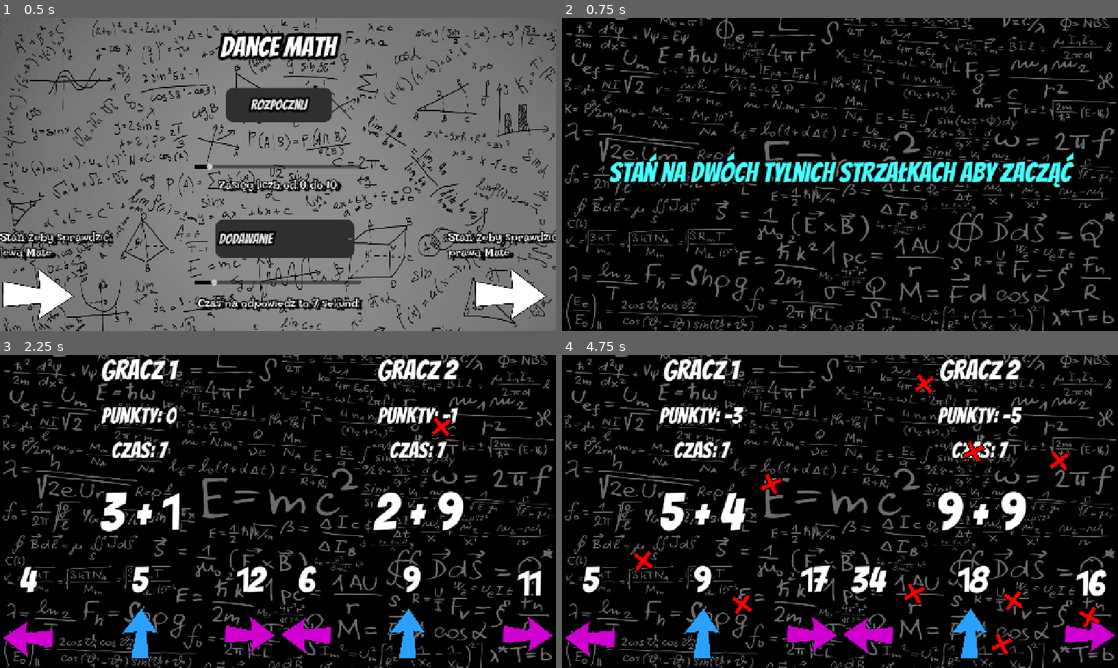
Above: before the commit, frames 1-4 (two rows, left to right).
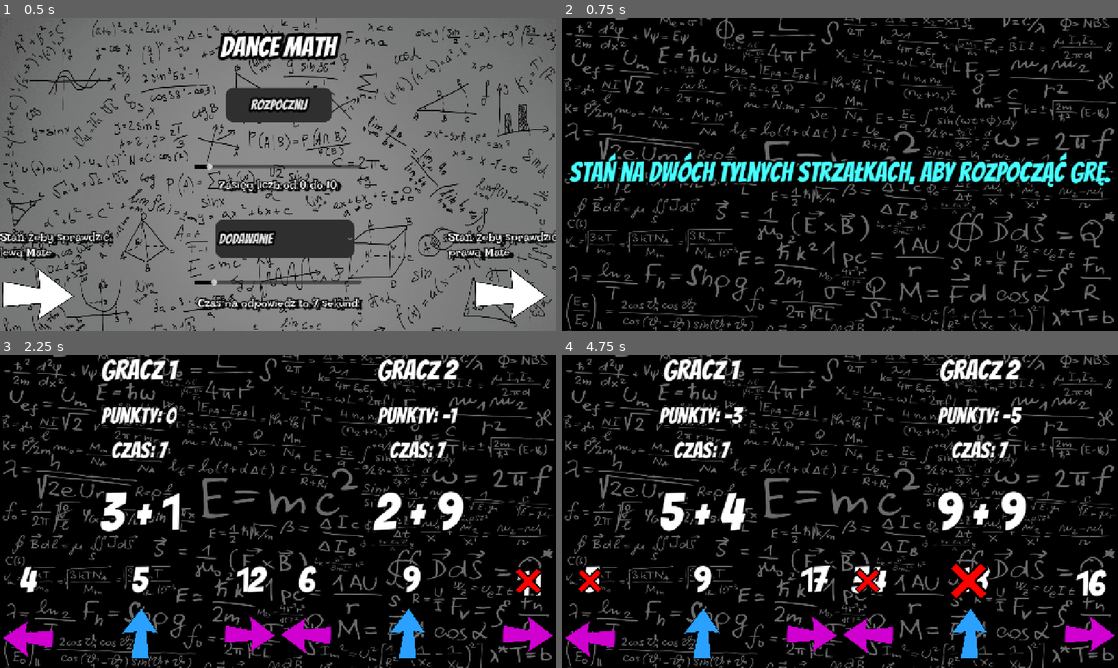
Above: after the commit, the same moments.

Repository: GRATHRRAM/Dance-Math
Game: Godot game, scene res://main.tscn
Same seed, same stepped clock (60 frames per second), same inputs: the game is played once before the commit and once after it.
Inputs:
- Up to frame 1 (0.5 s): no input
- Up to frame 2 (0.75 s): click "Rozpocznij" at 0.5 s
- Up to frame 3 (2.25 s): tap Enter at 1.25 s; hold D (Right1) 1.28-2.03 s; hold Left (Left2) 1.28-2.03 s; tap Right (Right2) at 1.55, 2.1 s; tap R (Reset) at 2 s; hold S (Down1) from 2.03 s (still down)
- Up to frame 4 (4.75 s): tap Up (Up2) at 2.3, 4.55 s; release S (Down1) at 2.78 s; hold D (Right1) 2.78-3.53 s; hold Up (Up2) 2.78-3.53 s; tap Left (Left2) at 3.05 s; hold W (Up1) 3.53-4.28 s; tap Down (Down2) at 3.6 s; tap Right (Right2) at 3.8 s; hold A (Left1) from 4.28 s (still down); hold Left (Left2) from 4.28 s (still down)

Frame 1 is identical in both runs. In frame 2, 4.7% of the frame differs, in the area x 1-99%, y 42-55%; in frame 3, 0.3%; in frame 4, 1.8%.

Commit message:
build 1.0

Diff:
--- a/Scenes/MainGame.tscn
+++ b/Scenes/MainGame.tscn
@@ -39,7 +39,7 @@
 
 [sub_resource type="LabelSettings" id="LabelSettings_ybmw1"]
 font = ExtResource("3_321ql")
-font_size = 64
+font_size = 62
 font_color = Color(0.2784314, 1, 1, 1)
 outline_size = 20
 outline_color = Color(0, 0, 0, 1)
@@ -134,20 +134,20 @@
 label_settings = SubResource("LabelSettings_7280s")
 horizontal_alignment = 1
 
-[node name="Arrow" type="Sprite2D" parent="Gui/Player1" unique_id=351822134]
+[node name="ArrowRight" type="Sprite2D" parent="Gui/Player1" unique_id=351822134]
 modulate = Color(0.8156863, 0, 0.8156863, 1)
 position = Vector2(576.00006, 640)
 scale = Vector2(0.33888888, 0.33888888)
 texture = ExtResource("3_rukrh")
 
-[node name="Arrow2" type="Sprite2D" parent="Gui/Player1" unique_id=182850879]
+[node name="ArrowLeft" type="Sprite2D" parent="Gui/Player1" unique_id=182850879]
 modulate = Color(0.8156863, 0, 0.8156863, 1)
 position = Vector2(64, 656.00006)
 rotation = 3.1415925
 scale = Vector2(0.33888888, 0.33888888)
 texture = ExtResource("3_rukrh")
 
-[node name="Arrow3" type="Sprite2D" parent="Gui/Player1" unique_id=1277223075]
+[node name="ArrowUp" type="Sprite2D" parent="Gui/Player1" unique_id=1277223075]
 modulate = Color(0.16470589, 0.6313726, 1, 1)
 position = Vector2(320.00003, 640)
 rotation = -1.5707964
@@ -217,20 +217,20 @@
 label_settings = SubResource("LabelSettings_7280s")
 horizontal_alignment = 1
 
-[node name="Arrow4" type="Sprite2D" parent="Gui/Player2" unique_id=1879781127]
+[node name="ArrowRight" type="Sprite2D" parent="Gui/Player2" unique_id=1879781127]
 modulate = Color(0.8146272, 0.00052616536, 0.816102, 1)
 position = Vector2(576, 640)
 scale = Vector2(0.33888888, 0.33888888)
 texture = ExtResource("3_rukrh")
 
-[node name="Arrow5" type="Sprite2D" parent="Gui/Player2" unique_id=1684477245]
+[node name="ArrowLeft" type="Sprite2D" parent="Gui/Player2" unique_id=1684477245]
 modulate = Color(0.8156863, 0, 0.8156863, 1)
 position = Vector2(64, 648)
 rotation = 3.1415925
 scale = Vector2(0.33888888, 0.33888888)
 texture = ExtResource("3_rukrh")
 
-[node name="Arrow6" type="Sprite2D" parent="Gui/Player2" unique_id=1326372207]
+[node name="ArrowUp" type="Sprite2D" parent="Gui/Player2" unique_id=1326372207]
 modulate = Color(0.16470589, 0.6313726, 1, 1)
 position = Vector2(296, 640)
 rotation = -1.5707964
@@ -273,7 +273,7 @@
 layout_mode = 0
 offset_right = 1280.0
 offset_bottom = 712.0
-text = "Stań na dwóch tylnich strzałkach aby zacząć"
+text = "Stań na dwóch tylnych strzałkach, aby rozpocząć grę."
 label_settings = SubResource("LabelSettings_ybmw1")
 horizontal_alignment = 1
 vertical_alignment = 1
--- /dev/null
+++ b/Scenes/WrongSprite.tscn
@@ -0,0 +1,53 @@
+[gd_scene format=3 uid="uid://b4u24h4xu5hek"]
+
+[ext_resource type="Script" uid="uid://dwdj676hfk80f" path="res://Scripts/wrong_sprite.gd" id="1_cpftj"]
+[ext_resource type="Texture2D" uid="uid://b1yxld28hynsy" path="res://Textures/redmark.png" id="2_4it67"]
+
+[sub_resource type="Animation" id="Animation_ckkhk"]
+length = 0.001
+tracks/0/type = "value"
+tracks/0/imported = false
+tracks/0/enabled = true
+tracks/0/path = NodePath("Redmark:scale")
+tracks/0/interp = 1
+tracks/0/loop_wrap = true
+tracks/0/keys = {
+"times": PackedFloat32Array(0),
+"transitions": PackedFloat32Array(1),
+"update": 0,
+"values": [Vector2(0.120000005, 0.120000005)]
+}
+
+[sub_resource type="Animation" id="Animation_1kfb7"]
+resource_name = "new_animation"
+length = 0.5
+tracks/0/type = "value"
+tracks/0/imported = false
+tracks/0/enabled = true
+tracks/0/path = NodePath("Redmark:scale")
+tracks/0/interp = 1
+tracks/0/loop_wrap = true
+tracks/0/keys = {
+"times": PackedFloat32Array(0, 0.15127538, 0.25392652, 0.36198038, 0.5),
+"transitions": PackedFloat32Array(1, 1, 1, 1, 1),
+"update": 0,
+"values": [Vector2(0.120000005, 0.120000005), Vector2(0.785, 0.785), Vector2(0.41, 0.41), Vector2(0.725, 0.725), Vector2(0.165, 0.165)]
+}
+
+[sub_resource type="AnimationLibrary" id="AnimationLibrary_r8tnp"]
+_data = {
+&"RESET": SubResource("Animation_ckkhk"),
+&"new_animation": SubResource("Animation_1kfb7")
+}
+
+[node name="WrongSprite" type="Node2D" unique_id=1789908431]
+script = ExtResource("1_cpftj")
+
+[node name="Redmark" type="Sprite2D" parent="." unique_id=762158875]
+scale = Vector2(0.120000005, 0.120000005)
+texture = ExtResource("2_4it67")
+
+[node name="AnimationPlayer" type="AnimationPlayer" parent="." unique_id=1261064297]
+libraries/ = SubResource("AnimationLibrary_r8tnp")
+
+[connection signal="animation_finished" from="AnimationPlayer" to="." method="_on_animation_player_animation_finished"]
--- a/Scripts/MainGame.gd
+++ b/Scripts/MainGame.gd
@@ -30,6 +30,7 @@
 var CorrectScene: PackedScene = preload("res://Scenes/Correct.tscn")
 var WrongScene: PackedScene = preload("res://Scenes/Wrong.tscn")
 var TimeScene: PackedScene = preload("res://Scenes/time.tscn")
+var WrongSprite: PackedScene = preload("res://Scenes/WrongSprite.tscn")
 
 @onready var players = [
 	$Gui/Player1,
@@ -164,7 +165,7 @@
 		spawn_particle("Correct", random_player_x(player))
 	else:
 		if points[player] > -5: points[player] -= 1
-		spawn_particle("Wrong", random_player_x(player))
+		spawn_sprite(player, choice)
 
 	update_points(player)
 	make_task(player)
@@ -265,6 +266,22 @@
 # PARTICLES
 # --------------------------------------------------
 
+func spawn_sprite(player, option):
+	var obj = WrongSprite.instantiate()
+	var x = 0
+
+	if player == 0:
+		if option == Direction.LEFT: x = $Gui/Player1/ArrowLeft.position.x
+		if option == Direction.UP: x = $Gui/Player1/ArrowUp.position.x
+		if option == Direction.RIGHT: x = $Gui/Player1/ArrowRight.position.x
+	if player == 1:
+		if option == Direction.LEFT: x = $Gui/Player2/ArrowLeft.position.x + 640
+		if option == Direction.UP: x = $Gui/Player2/ArrowUp.position.x + 640
+		if option == Direction.RIGHT: x = $Gui/Player2/ArrowRight.position.x + 640
+	obj.position = Vector2(x, 520)
+	obj.scale = Vector2(0.5,0.5)
+	add_child(obj)
+
 func spawn_particle(type: String, x: float) -> void:
 	var obj
 
--- /dev/null
+++ b/Scripts/wrong_sprite.gd
@@ -0,0 +1,7 @@
+extends Node2D
+
+func _ready() -> void:
+	$AnimationPlayer.play("new_animation")
+
+func _on_animation_player_animation_finished(anim_name: StringName) -> void:
+	queue_free()
--- a/project.godot
+++ b/project.godot
@@ -13,7 +13,8 @@
 config/name="Dance"
 run/main_scene="uid://dmu01eqh5uxhk"
 config/features=PackedStringArray("4.6", "Forward Plus")
-config/icon="res://icon.svg"
+boot_splash/image="uid://bcwynxxrddso7"
+config/icon="uid://cy4hgfghfysfd"
 
 [autoload]
 
@@ -23,6 +24,7 @@
 
 window/size/viewport_width=1280
 window/size/viewport_height=720
+window/size/mode=3
 window/stretch/mode="canvas_items"
 
 [input]
Not shown, added: Scripts/wrong_sprite.gd.uid
Not shown, changed: export_presets.cfg
Binary file added: icon.png
Not shown, added: icon.png.import
